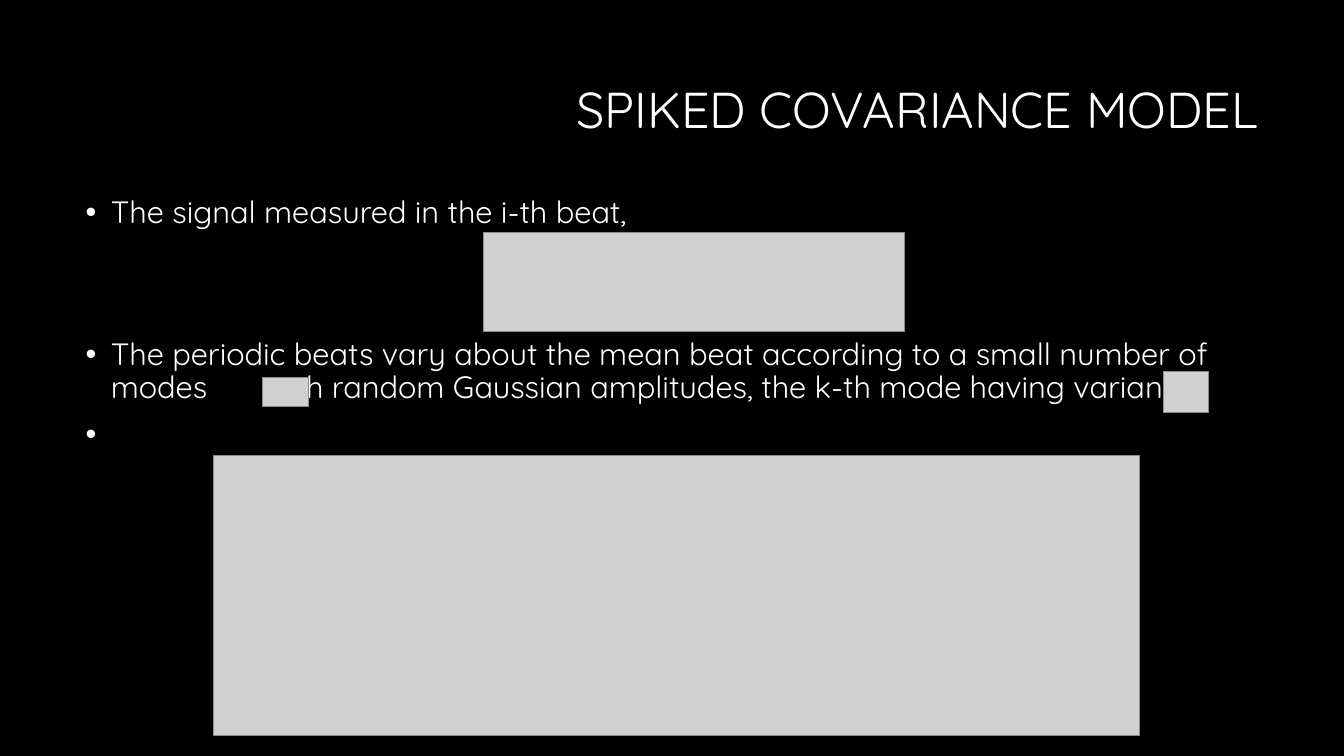
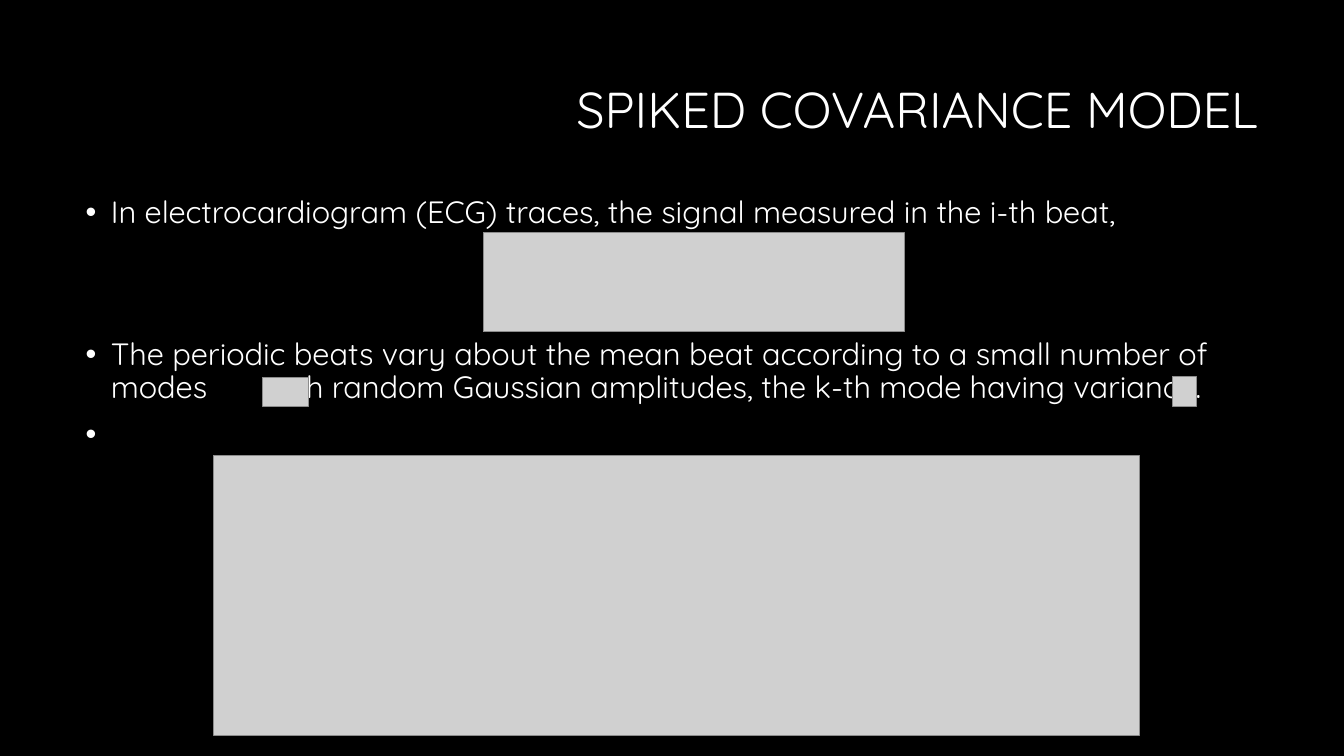
Before and after one commit to sealx017/High-dimensional-PCA, a slide deck: slide 7 of PCA_class_Debashis.pptx. Drawn at 1344x756 pixels with LibreOffice and Linux fonts; fonts in the diff are those of the drawing; grey boxes stand for pictures; background and template pictures are left out. Boxes give left, top, right and bottom in pixels: in the first picture for what was removed or moved away, otherwise in the second. Text is boxed around its words. In the diff, an @@ line names an element or a change of style, - is before the commit and + after.

```diff
--- a/PCA_class_Debashis.pptx
+++ b/PCA_class_Debashis.pptx
@@ text at <box>111,200,1116,229</box>: text changed @@
-• The signal measured in the i-th beat,
+• In electrocardiogram (ECG) traces, the signal measured in the i-th beat,
@@ picture removed at <box>1164,371,1209,411</box> @@
@@ picture added at <box>1173,377,1197,406</box> @@
```
Also in this commit, not shown: 2 other slides changed.
